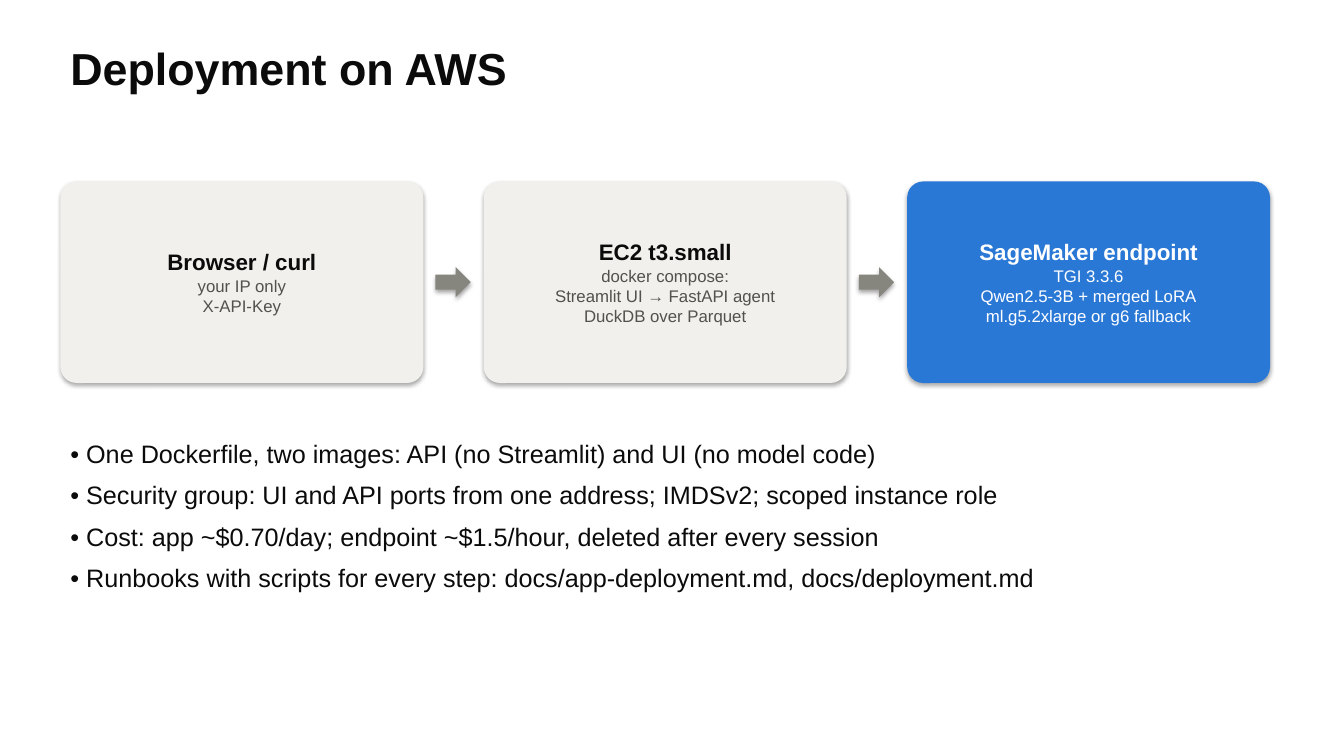
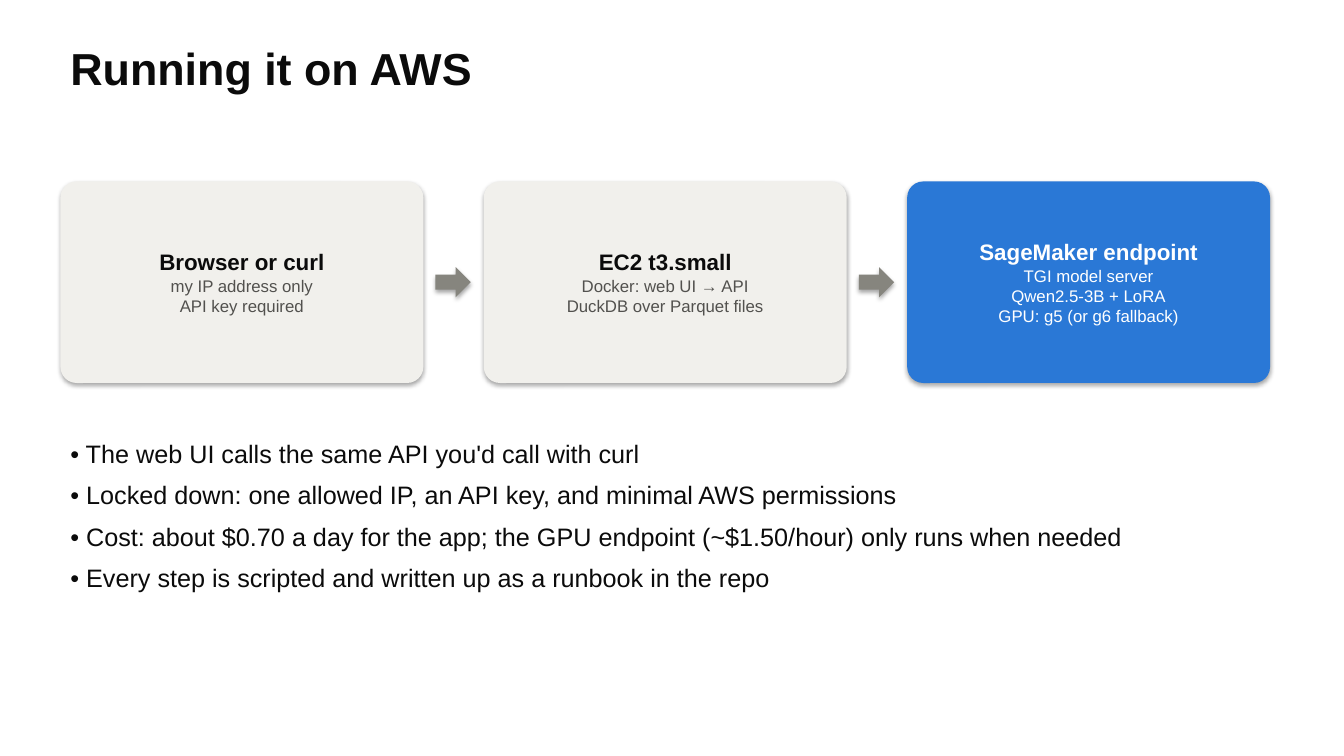
Before and after one commit to weimiao67/llm-class-final, a slide deck: slide 11 of docs/slides/housing-analyst.pptx (slide 10 before the commit). Drawn at 1344x756 pixels with LibreOffice and Linux fonts; fonts in the diff are those of the drawing. Boxes give left, top, right and bottom in pixels: in the first picture for what was removed or moved away, otherwise in the second. Text is boxed around its words. In the diff, an @@ line names an element or a change of style, - is before the commit and + after.

```diff
--- a/docs/slides/housing-analyst.pptx
+++ b/docs/slides/housing-analyst.pptx
@@ text at [70,52,472,93]: text changed @@
-Deployment on AWS
+Running it on AWS
@@ text in rounded rectangle at [159,253,324,316]: text changed @@
-Browser / curl
-your IP only
-X-API-Key
+Browser or curl
+my IP address only
+API key required
@@ text in rounded rectangle at [567,280,764,316]: text changed @@
-docker compose:
-Streamlit UI → FastAPI agent
-DuckDB over Parquet
+Docker: web UI → API
+DuckDB over Parquet files
@@ text in rounded rectangle at [998,270,1178,326]: text changed @@
-TGI 3.3.6
-Qwen2.5-3B + merged LoRA
-ml.g5.2xlarge or g6 fallback
+TGI model server
+Qwen2.5-3B + LoRA
+GPU: g5 (or g6 fallback)
@@ text at [86,444,1121,593]: text changed @@
-• One Dockerfile, two images: API (no Streamlit) and UI (no model code)
-• Security group: UI and API ports from one address; IMDSv2; scoped instance role
-• Cost: app ~$0.70/day; endpoint ~$1.5/hour, deleted after every session
-• Runbooks with scripts for every step: docs/app-deployment.md, docs/deployment.md
+• The web UI calls the same API you'd call with curl
+• Locked down: one allowed IP, an API key, and minimal AWS permissions
+• Cost: about $0.70 a day for the app; the GPU endpoint (~$1.50/hour) only runs when needed
+• Every step is scripted and written up as a runbook in the repo
```
Also in this commit, not shown: 13 other slides changed, 1 slide added, 4 other files.
